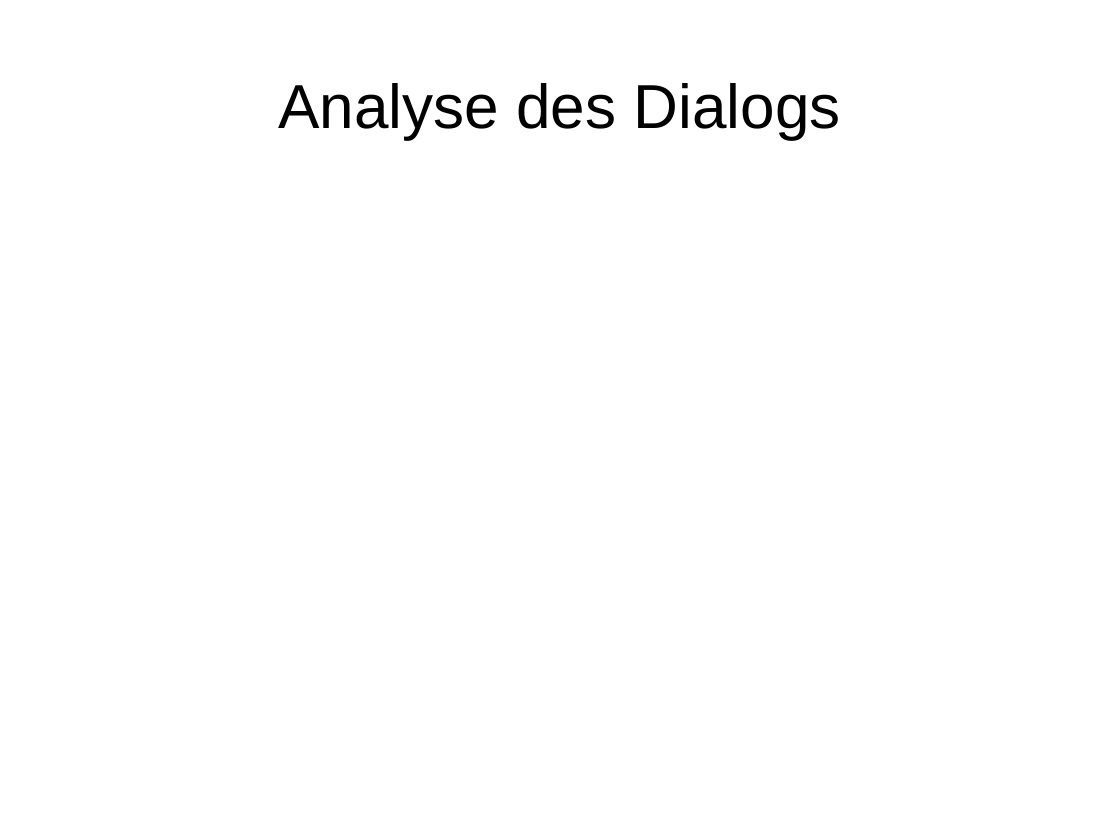
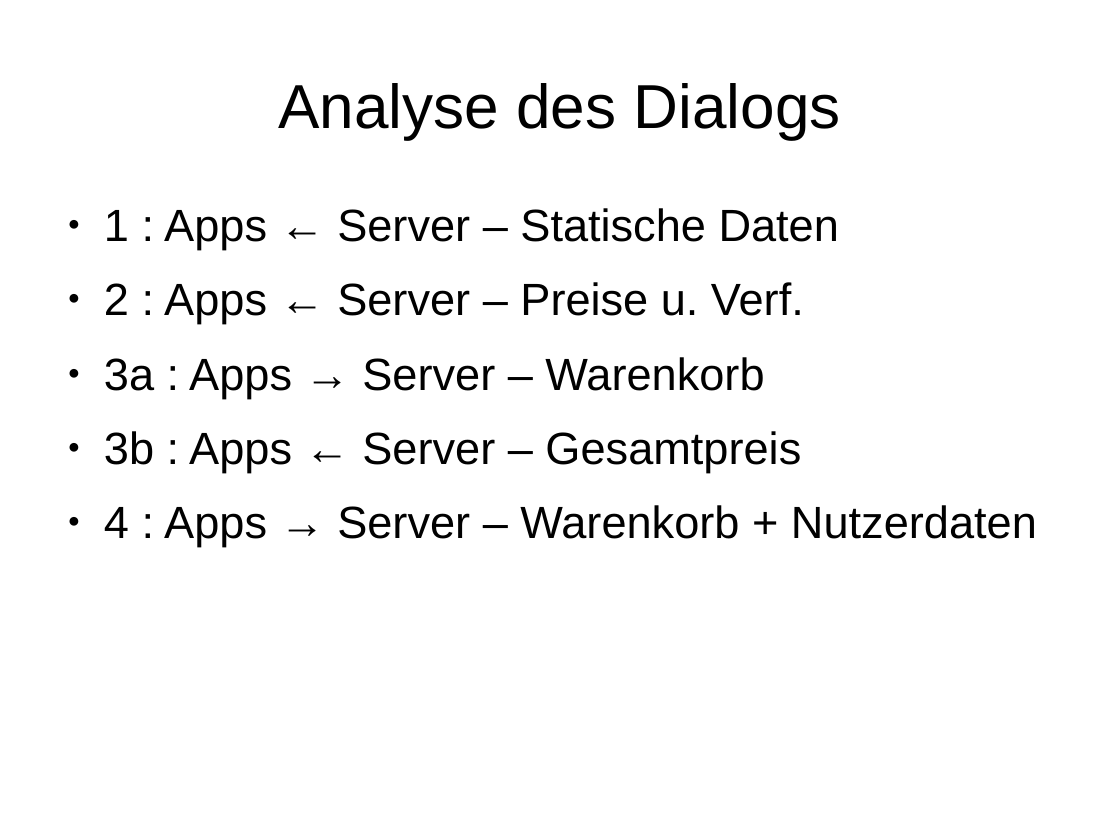
Before and after one commit to janhelmle/weiterbildung_fachinformatiker_ihk_projektantrag, a slide deck: slide 8 of praesentation/presentation_v1.odp. Drawn at 1120x840 pixels with LibreOffice and Linux fonts; fonts in the diff are those of the drawing. Boxes give left, top, right and bottom in pixels: in the first picture for what was removed or moved away, otherwise in the second. Text is boxed around its words. In the diff, an @@ line names an element or a change of style, - is before the commit and + after.

```diff
--- a/praesentation/presentation_v1.odp
+++ b/praesentation/presentation_v1.odp
@@ text added at [104, 208, 1037, 547], 32 pt, text #000000 @@
+● 1 : Apps ← Server – Statische Daten
+● 2 : Apps ← Server – Preise u. Verf.
+● 3a : Apps → Server – Warenkorb
+● 3b : Apps ← Server – Gesamtpreis
+● 4 : Apps → Server – Warenkorb + Nutzerdaten
```
Also in this commit, not shown: 3 other slides changed, 2 slides added, 2 slides removed, 1 other file.
